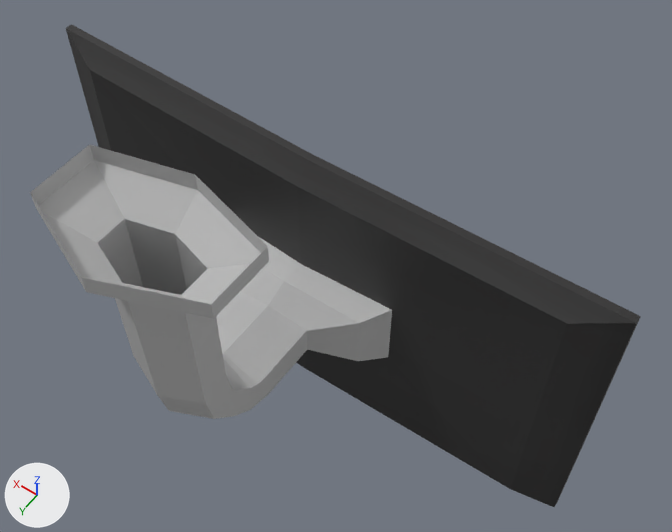
Two versions of the FBX model College_Project/Assets/Assets/Sci-FI/Screen.fbx, one commit apart.
One viewpoint serves both versions: a 50 mm camera at (-1.25, 1.66, 3.27) aimed at (-0.17, 0.14, 0.9). Arrows for +X, +Y and +Z are at lower left; the lights stay in place. Where no turn or scale is listed for an object, it has been applied to the vertices.
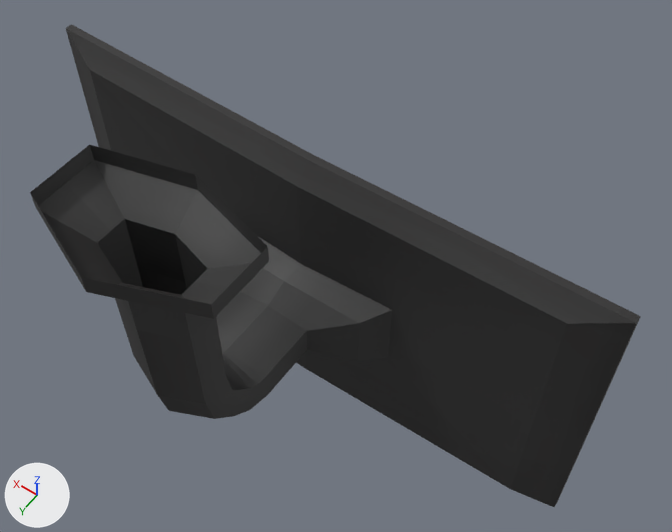
Where the change shows, as pixel boxes [x1, y1, x2, y2] in the pictures (672 x 532 px):
'polySurface3', recoloured (grey to black): [115, 237, 392, 419] in both
'polySurface4', recoloured: [30, 145, 269, 319] in both
'polySurface1', recoloured (grey to black): [98, 219, 213, 341] in both

Edits to the bpy script that builds the scene:
```text
Add img_texture_screensupport_png:
    img_texture_screensupport_png = load_image('texture_screensupport.png', '../../Models_Maya_Proyect/sourceimages/sci-fi/texture_screensupport.png', 2048, 2048, 'sRGB')
Add mat_lambert3:
    mat_lambert3 = principled_material('lambert3')
    mat_lambert3.texture = img_texture_screensupport_png  # with its transparency
Change me_mesh_002:
    where me_mesh_002.from_pydata(...)  # 80 vertices, 72 faces; spans x 0.0..0.724, y 0.0..0.732, z -0.295..0.451
    remove me_mesh_002.materials.append(mat_lambert1)  # grey #bcbcbc
    add me_mesh_002.materials.append(mat_lambert3)  # picture img_texture_screensupport_png
Change me_mesh_003:
    where me_mesh_003.from_pydata(...)  # 24 vertices, 16 faces; spans x -0.297..0.297, y -0.203..0.203, z -0.067..0.067
    remove me_mesh_003.materials.append(mat_lambert1)  # grey #bcbcbc
    add me_mesh_003.materials.append(mat_lambert3)  # picture img_texture_screensupport_png
Change me_mesh_001:
    where me_mesh_001.from_pydata(...)  # 16 vertices, 8 faces; spans x -0.144..0.144, y -0.098..0.098, z -0.104..0.104
    remove me_mesh_001.materials.append(mat_lambert1)  # grey #bcbcbc
    add me_mesh_001.materials.append(mat_lambert3)  # picture img_texture_screensupport_png
```
